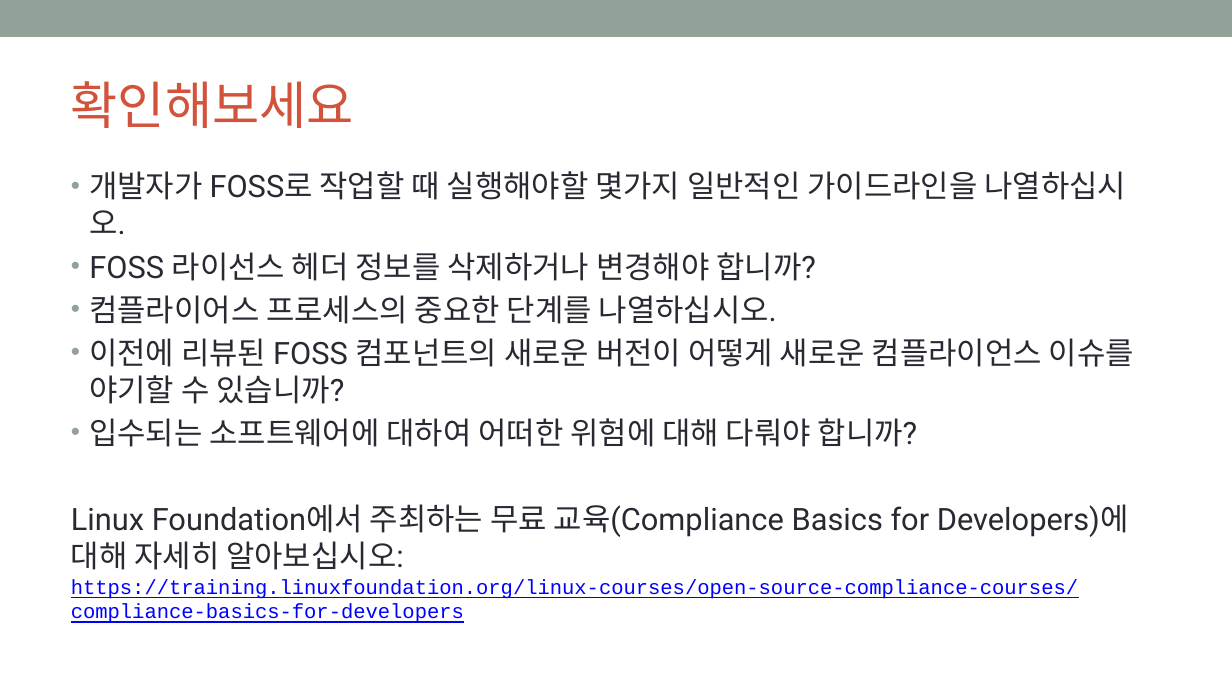
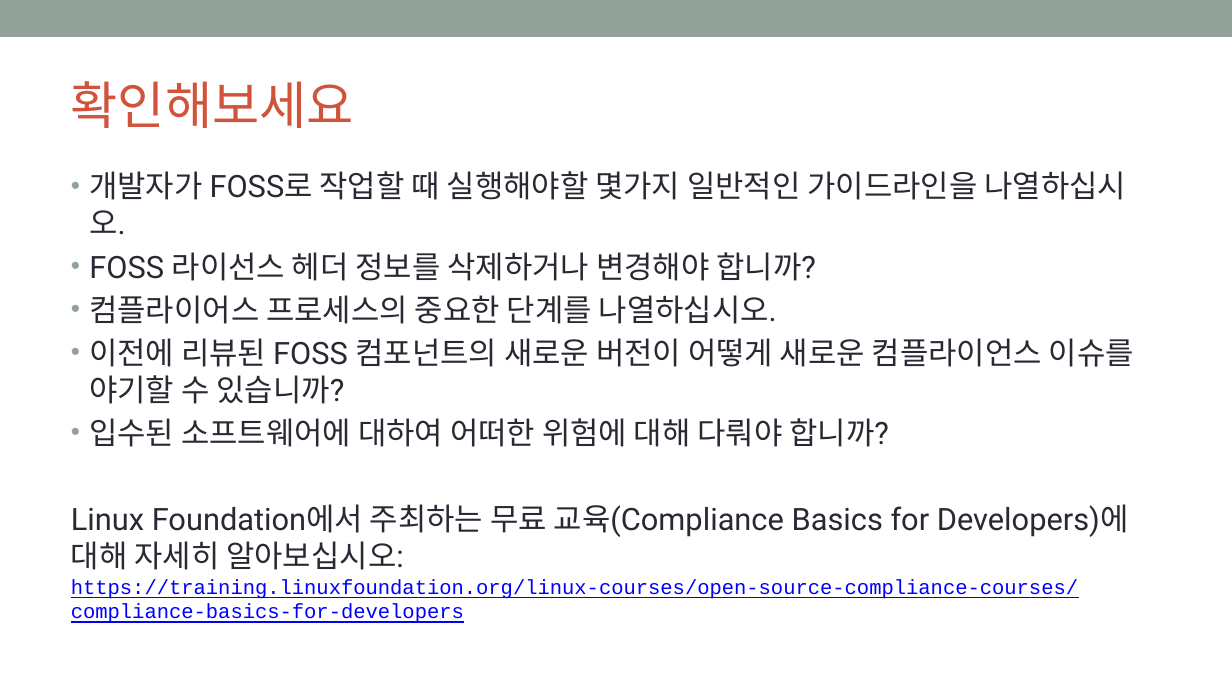
Before and after one commit to OpenChain-KWG/Curriculum-Translation-KR, a slide deck: slide 83 of target/slides/openchain-curriculum-for-1-1.pptx. Drawn at 1232x693 pixels with LibreOffice and Linux fonts; fonts in the diff are those of the drawing; background and template pictures are left out. Boxes give left, top, right and bottom in pixels: in the first picture for what was removed or moved away, otherwise in the second. Text is boxed around its words. In the diff, an @@ line names an element or a change of style, - is before the commit and + after.

```diff
--- a/target/slides/openchain-curriculum-for-1-1.pptx
+++ b/target/slides/openchain-curriculum-for-1-1.pptx
@@ text at [89,418,888,447]: text changed @@
-• 입수되는 소프트웨어에 대하여 어떠한 위험에 대해 다뤄야 합니까?
+• 입수된 소프트웨어에 대하여 어떠한 위험에 대해 다뤄야 합니까?
```
Also in this commit, not shown: 7 other files.
